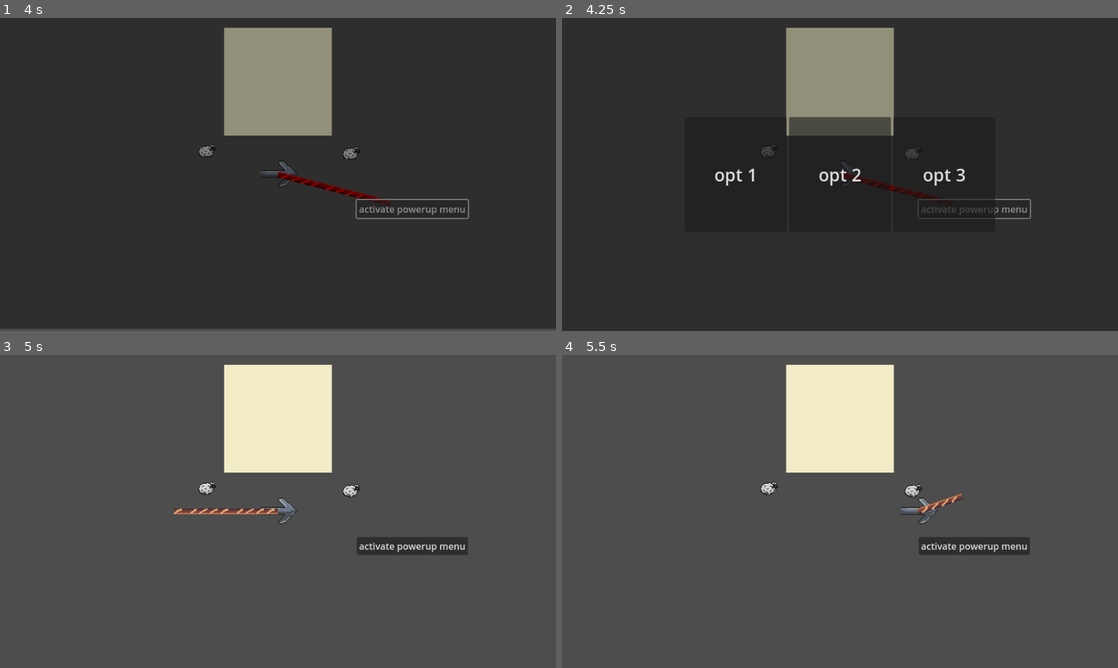
Above: before the commit, frames 1-4 (two rows, left to right).
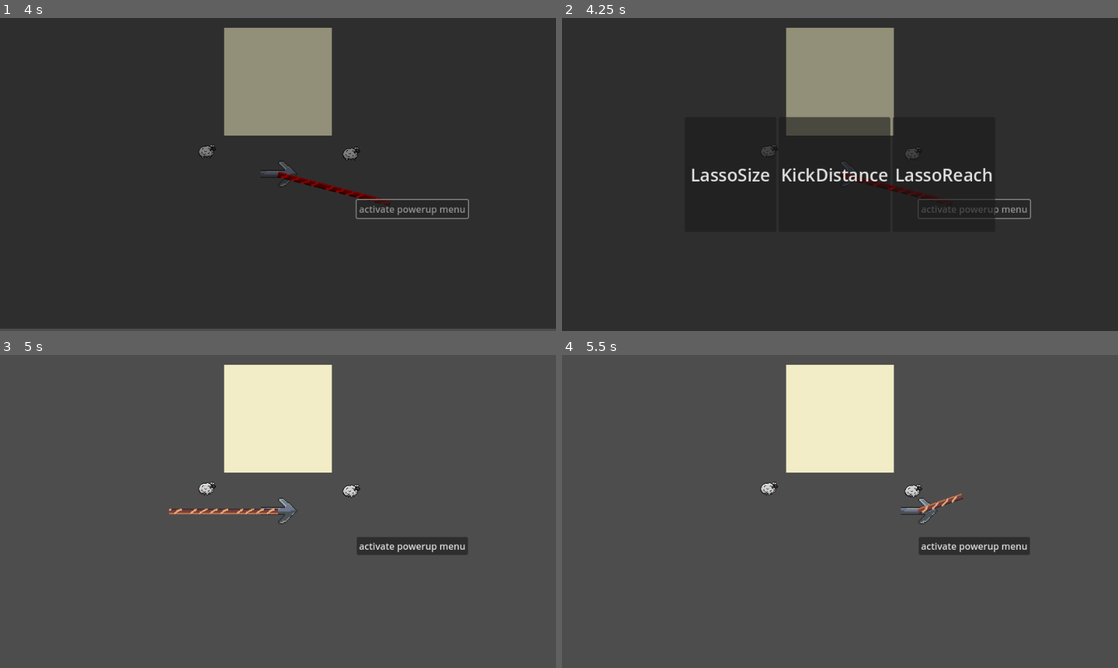
Above: after the commit, the same moments.

Repository: kinghos/GMTK-Game-Jam-2025
Game: Godot game, scene res://scenes/ui/title_screen.tscn
The game is run twice, just before and just after one commit, with the same random seed, the same clock (stepped at 60 frames per second) and the same inputs.
Inputs (mouse positions are in pixels of both pictures, inside the frame that each line leads up to):
- Up to frame 1 (4 s): click "PLAY" at 0.5 s; click (528, 305) at 1.25 s; click (528, 305) at 2 s; click (533, 309) at 2.75 s; click "activate powerup menu" at 3.5 s
- Up to frame 2 (4.25 s): no input
- Up to frame 3 (5 s): click "opt 1" (after the commit: "LassoSize") at 4.25 s
- Up to frame 4 (5.5 s): move the mouse to (962, 495) at 5.02 s; hold Right (Right) from 5.03 s (still down); hold Space (Kick) from 5.03 s (still down); click (962, 495) at 5.17 s

Frame 1 is identical in both runs. In frame 2, 1.2% of the frame differs, in the area x 23-78%, y 31-55%; in frame 3, less than 0.1%; in frame 4, nothing differs.

Commit message:
Powerups added

Diff:
--- a/globals/globals.gd
+++ b/globals/globals.gd
@@ -7,8 +7,8 @@
 var lives: int
 var stun_time: float = 1
 var kick_distance: float = 50
-enum POWERUPS {LassoSize, StunTime, KickDistance, ExtraLives, LassoReach}
-
+enum POWERUPS {LassoSize, StunTime, KickDistance, ExtraLives, LassoReach, PlayerSpeed}
+var POWERUP_LIST = ["LassoSize", "StunTime", "KickDistance", "ExtraLives", "LassoReach", "PlayerSpeed"]
 
 func _ready():
 	process_mode = Node.PROCESS_MODE_ALWAYS
@@ -35,5 +35,7 @@
 			lives += 5
 		POWERUPS.LassoReach:
 			player_lasso_reach += 50
+		POWERUPS.PlayerSpeed:
+			player.speed += 30
 		_:
 			print("Invalid powerup")
--- a/scenes/ui/game_ui.gd
+++ b/scenes/ui/game_ui.gd
@@ -2,12 +2,14 @@
 
 @onready var powerups: Control = $Powerups
 @onready var animation_player: AnimationPlayer = $AnimationPlayer
+@onready var powerup_options: HBoxContainer = $Powerups/ColorRect/PowerupOptions
 
 func _ready() -> void:
 	powerups.hide()
 
 func trigger_powerups_menu():
 	animation_player.play("Slide")
+	randomise_powerup_options()
 	get_tree().paused = true
 
 func close_powerups_menu():
@@ -19,3 +21,11 @@
 func _on_option_pressed(option: int) -> void:
 	print("Option ", option, " pressed")
 	close_powerups_menu()
+
+func randomise_powerup_options():
+	var powerups = Globals.POWERUP_LIST.duplicate()
+	powerups.shuffle()
+	powerups = powerups.slice(0, 3)
+	for opt: Button in powerup_options.get_children():
+		opt.text = powerups.pop_front()
+		opt.set_meta("powerup_type", Globals.POWERUP_LIST.find(opt.text))
--- a/scenes/ui/game_ui.tscn
+++ b/scenes/ui/game_ui.tscn
@@ -33,7 +33,7 @@
 tracks/2/type = "value"
 tracks/2/imported = false
 tracks/2/enabled = true
-tracks/2/path = NodePath("Powerups/ColorRect/HBoxContainer:modulate")
+tracks/2/path = NodePath("Powerups/ColorRect/PowerupOptions:modulate")
 tracks/2/interp = 1
 tracks/2/loop_wrap = true
 tracks/2/keys = {
@@ -45,7 +45,7 @@
 tracks/3/type = "value"
 tracks/3/imported = false
 tracks/3/enabled = true
-tracks/3/path = NodePath("Powerups/ColorRect/HBoxContainer:visible")
+tracks/3/path = NodePath("Powerups/ColorRect/PowerupOptions:visible")
 tracks/3/interp = 1
 tracks/3/loop_wrap = true
 tracks/3/keys = {
@@ -84,7 +84,7 @@
 tracks/2/type = "value"
 tracks/2/imported = false
 tracks/2/enabled = true
-tracks/2/path = NodePath("Powerups/ColorRect/HBoxContainer:modulate")
+tracks/2/path = NodePath("Powerups/ColorRect/PowerupOptions:modulate")
 tracks/2/interp = 1
 tracks/2/loop_wrap = true
 tracks/2/keys = {
@@ -96,7 +96,7 @@
 tracks/3/type = "value"
 tracks/3/imported = false
 tracks/3/enabled = true
-tracks/3/path = NodePath("Powerups/ColorRect/HBoxContainer:visible")
+tracks/3/path = NodePath("Powerups/ColorRect/PowerupOptions:visible")
 tracks/3/interp = 1
 tracks/3/loop_wrap = true
 tracks/3/keys = {
@@ -136,7 +136,7 @@
 grow_vertical = 2
 color = Color(0, 0, 0, 0.392157)
 
-[node name="HBoxContainer" type="HBoxContainer" parent="Powerups/ColorRect"]
+[node name="PowerupOptions" type="HBoxContainer" parent="Powerups/ColorRect"]
 layout_mode = 1
 anchors_preset = 8
 anchor_left = 0.5
@@ -150,26 +150,29 @@
 grow_horizontal = 2
 grow_vertical = 2
 
-[node name="Option1" type="Button" parent="Powerups/ColorRect/HBoxContainer"]
+[node name="Option1" type="Button" parent="Powerups/ColorRect/PowerupOptions"]
 layout_mode = 2
 size_flags_horizontal = 3
 text = "opt 1"
+metadata/powerup_type = 0
 
-[node name="Option2" type="Button" parent="Powerups/ColorRect/HBoxContainer"]
+[node name="Option2" type="Button" parent="Powerups/ColorRect/PowerupOptions"]
 layout_mode = 2
 size_flags_horizontal = 3
 text = "opt 2"
+metadata/powerup_type = 0
 
-[node name="Option3" type="Button" parent="Powerups/ColorRect/HBoxContainer"]
+[node name="Option3" type="Button" parent="Powerups/ColorRect/PowerupOptions"]
 layout_mode = 2
 size_flags_horizontal = 3
 text = "opt 3"
+metadata/powerup_type = 0
 
 [node name="AnimationPlayer" type="AnimationPlayer" parent="."]
 libraries = {
 &"": SubResource("AnimationLibrary_xjfbv")
 }
 
-[connection signal="pressed" from="Powerups/ColorRect/HBoxContainer/Option1" to="." method="_on_option_pressed" binds= [0]]
-[connection signal="pressed" from="Powerups/ColorRect/HBoxContainer/Option2" to="." method="_on_option_pressed" binds= [1]]
-[connection signal="pressed" from="Powerups/ColorRect/HBoxContainer/Option3" to="." method="_on_option_pressed" binds= [2]]
+[connection signal="pressed" from="Powerups/ColorRect/PowerupOptions/Option1" to="." method="_on_option_pressed" binds= [0]]
+[connection signal="pressed" from="Powerups/ColorRect/PowerupOptions/Option2" to="." method="_on_option_pressed" binds= [1]]
+[connection signal="pressed" from="Powerups/ColorRect/PowerupOptions/Option3" to="." method="_on_option_pressed" binds= [2]]
